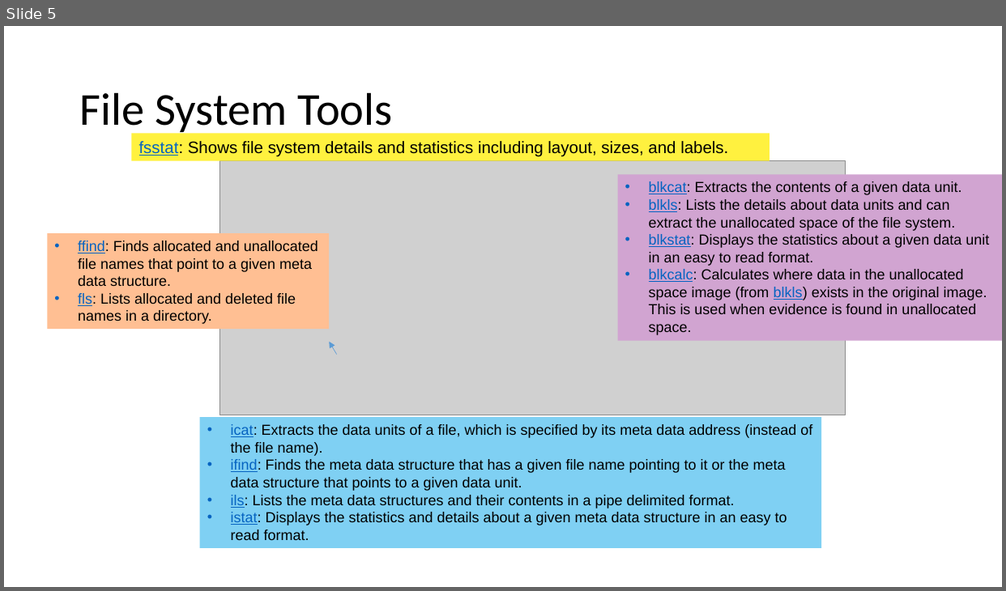
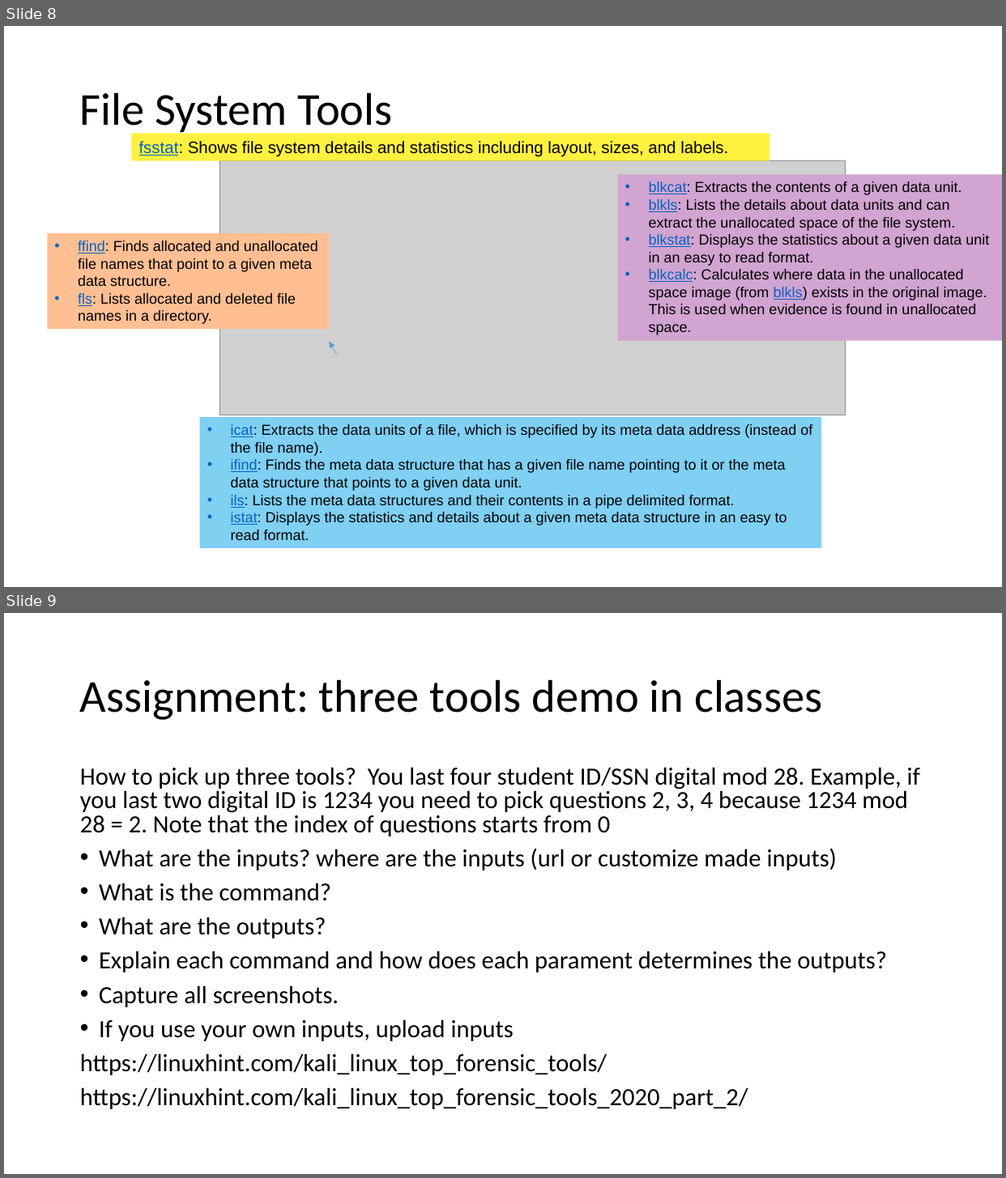
Before and after one commit to frankwxu/digital-forensics-lab, a slide deck: Basic_Computer_Skills_for_Forensics/6_Sleuth_Kit_Tutorial.pptx. Shown one above the other, each under a label of ours: slide 5 before the commit, slides 8 and 9 after it. The pictures are 1006x591 and 1006x1178 pixels, drawn with LibreOffice and Linux fonts; fonts in the diff are those of the drawing; grey boxes stand for pictures; background and template pictures are left out. Boxes give left, top, right and bottom in pixels: in the first picture for what was removed or moved away, otherwise in the second. Text is boxed around its words. In the diff, an @@ line names an element or a change of style, - is before the commit and + after.

```diff
--- a/Basic_Computer_Skills_for_Forensics/6_Sleuth_Kit_Tutorial.pptx
+++ b/Basic_Computer_Skills_for_Forensics/6_Sleuth_Kit_Tutorial.pptx
@@ slide 9 added at [4, 613, 1002, 1174], background #FFFFFF @@
@@ title added at [80, 679, 822, 720], 44 pt, text #000000 @@
+Assignment: three tools demo in classes
@@ text added at [80, 767, 920, 1110], 23.8 pt, text #000000 @@
+How to pick up three tools? You last four student ID/SSN digital mod 28. Example, if you last two digital ID is 1234 you need to pick questions 2, 3, 4 because 1234 mod 28 = 2. Note that the index of questions starts from 0
+• What are the inputs? where are the inputs (url or customize made inputs)
+• What is the command?
+• What are the outputs?
+• Explain each command and how does each parament determines the outputs?
+• Capture all screenshots.
+• If you use your own inputs, upload inputs
+https://linuxhint.com/kali_linux_top_forensic_tools/
+https://linuxhint.com/kali_linux_top_forensic_tools_2020_part_2/
@@ what was slide 5 is now slide 8 @@
```
Also in this commit, not shown: 1 slide changed, 3 other slides added, 3 other files.
